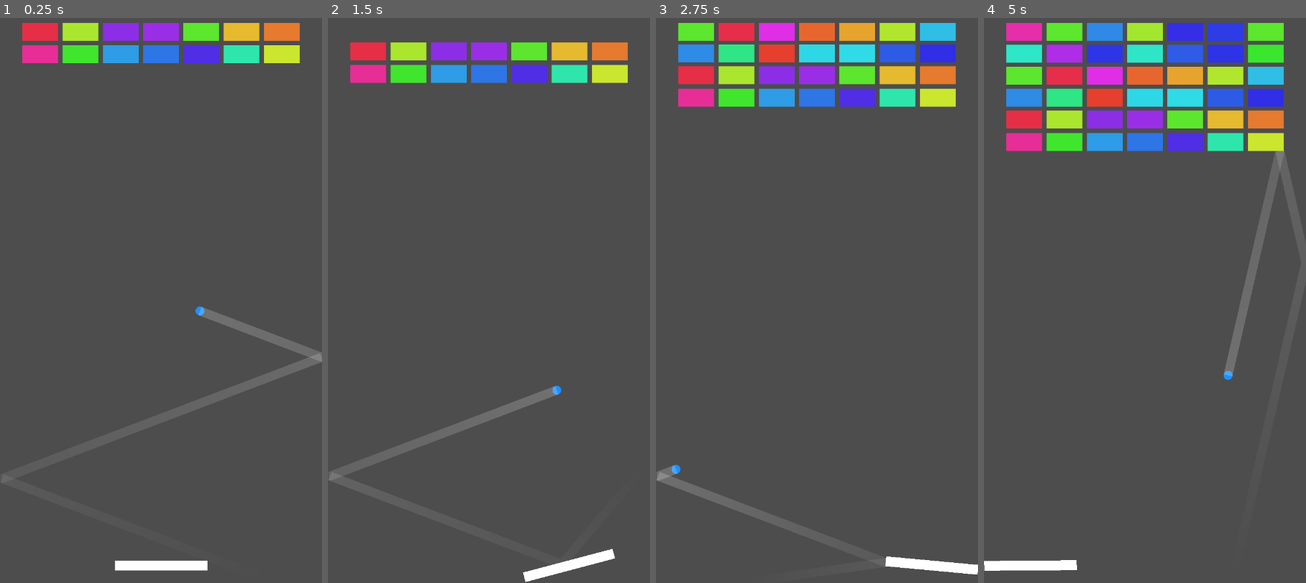
Above: before the commit, frames 1-4 (left to right).
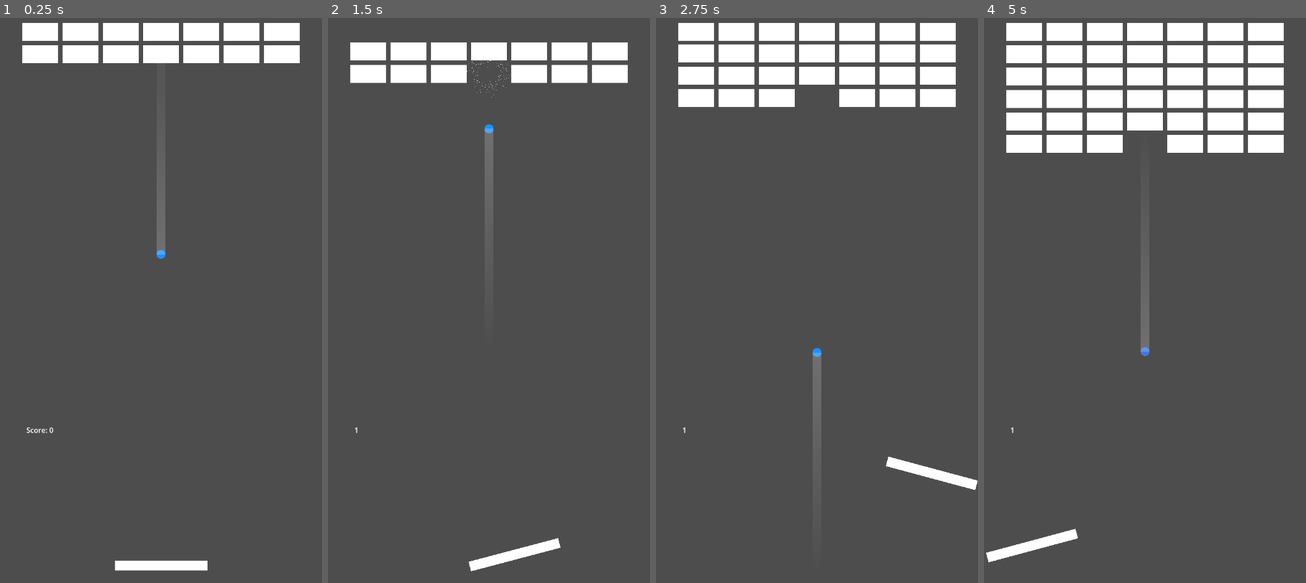
Above: after the commit, the same moments.

Repository: lbarman/brickgame
Game: Godot game, scene res://main.tscn
The game is run twice, just before and just after one commit, with the same random seed, the same clock (stepped at 60 frames per second) and the same inputs.
Inputs:
- Up to frame 1 (0.25 s): no input
- Up to frame 2 (1.5 s): tap Enter (ui_accept) at 0.5, 1.35 s; hold Right (ui_right) 0.53-1.28 s; hold Enter (ui_accept) 0.53-1.28 s; hold Left (ui_left) from 1.28 s (still down)
- Up to frame 3 (2.75 s): tap Enter (ui_accept) at 1.52, 1.82 s; release Left (ui_left) at 2.03 s; hold Right (ui_right) from 2.03 s (still down); hold Enter (ui_accept) from 2.03 s (still down)
- Up to frame 4 (5 s): release Enter (ui_accept) at 2.78 s; tap Enter (ui_accept) at 2.85, 3.02, 3.32, 4.35, 4.52, 4.82 s; release Right (ui_right) at 3.53 s; hold Enter (ui_accept) 3.53-4.28 s; hold Left (ui_left) from 3.53 s (still down)

The runs differ from the first frame. In frame 1, 6.4% of the frame differs, in the area x 0-100%, y 0-83%; in frame 2, 7.4%; in frame 3, 12%; in frame 4, 18%, in the area x 0-94%, y 0-98%.

Commit message:
refactor

Diff:
--- a/ball_rigid_body_2d.gd
+++ b/ball_rigid_body_2d.gd
@@ -2,12 +2,20 @@
 
 @export_group("Speed")
 @export var min_speed: float = 400.0
-@export var acceleration_per_hit: float = 0.0
-@export var max_speed: float = 1200.0
+@export var acceleration_per_hit: float = 100.0
+@export var max_speed: float = 800.0
+@export var speed_reset_ration: float = 0.1
 
 @export_group("Color")
 @export var start_color: Color = Color.DODGER_BLUE
 @export var end_color: Color = Color.MEDIUM_VIOLET_RED
+
+@export_group("Trajectory Line")
+@export var trajectory_width: float = 20.0
+@export var trajectory_max_length: float = 500.0
+@export var trajectory_color_start: Color = Color(1, 1, 1, 0.2)
+@export var trajectory_color_end: Color = Color(1, 1, 1, 0)
+@export var trajectory_max_bounces: int = 3
 
 @onready var bottom_wall: StaticBody2D = $"../../Walls/BottomStaticBody2D"
 @onready var ball_sprite: Sprite2D = $BallSprite
@@ -18,7 +26,7 @@
 func _ready():
 	gravity_scale = 0
 	contact_monitor = true
-	max_contacts_reported = 4 # Report multiple contacts if needed.
+	max_contacts_reported = 4
 	connect("body_entered", Callable(self, "_on_body_entered"))
 
 	var m = PhysicsMaterial.new()
@@ -26,40 +34,41 @@
 	m.bounce = 1
 	physics_material_override = m
 
+	# Initial angle is 90° facing up
 	linear_velocity = Vector2.RIGHT.rotated(randf_range(0, PI/2)-PI/4) * min_speed
+	linear_velocity = Vector2.UP
 
+	# Change the ball color with speed.
 	if ball_sprite:
 		ball_sprite.modulate = start_color
 
 	# Configure the trajectory line's appearance.
 	if trajectory_line:
-		trajectory_line.width = 20.0
-		trajectory_line.default_color = Color(1.0, 1.0, 1.0, 0.1) # Semi-transparent white
-
+		trajectory_line.width = trajectory_width
 		var gradient = Gradient.new()
-		# Define the points on the gradient (0.0 is the start, 1.0 is the end).
 		gradient.offsets = PackedFloat32Array([0.0, 1.0])
-		# Define the colors at those points.
-		# It will start semi-transparent and end fully transparent.
-		gradient.colors = PackedColorArray([Color(1, 1, 1, 0.2), Color(1, 1, 1, 0)])
-
-		# Apply the gradient to the line.
+		var colors = [trajectory_color_start, trajectory_color_end]
+		gradient.colors = PackedColorArray(colors)
 		trajectory_line.gradient = gradient
 
+func _on_body_entered(body):
+	# Re-set speed to prevent decelerating. Also cap it.
+	#speed = min(speed + acceleration_per_hit, max_speed)
+	pass
 
 func _physics_process(delta):
 	linear_velocity = linear_velocity.normalized() * clamp(speed, min_speed, max_speed)
+	speed = lerp(speed, min_speed, delta*speed_reset_ration)
 
+	# Set ball color
 	if ball_sprite:
 		var speed_ratio = inverse_lerp(min_speed, max_speed, linear_velocity.length())
 		ball_sprite.modulate = start_color.lerp(end_color, speed_ratio)
 
 	_update_trajectory()
 
-func _on_body_entered(body):
-	speed = min(speed + acceleration_per_hit, max_speed)
-
-
+func speed_up(inc: float = acceleration_per_hit):
+	speed = min(speed + inc, max_speed)
 
 # Simulates the ball's path and draws it using the Line2D node.
 func _update_trajectory():
@@ -73,20 +82,34 @@
 	var current_velocity = linear_velocity
 	var time_step = 0.05
 	var bounces = 0
-	var max_bounces = 3
+	var current_length: float = 0.0
 	trajectory_line.add_point(to_local(current_pos))
 
 	# Predict the path for a number of steps. Increased range for more complex paths.
 	for i in range(100):
 		var next_pos = current_pos + current_velocity * time_step
+		var segment_end_pos = next_pos
 
 		var query = PhysicsRayQueryParameters2D.create(current_pos, next_pos)
 		query.exclude = [self.get_rid()] # Exclude the ball itself from the query.
 		query.collision_mask = 0xFFFFFFFF
+
 		var result = space_state.intersect_ray(query)
 
+		# cap total line length
+		var segment_length = current_pos.distance_to(segment_end_pos)
+		if current_length + segment_length > trajectory_max_length:
+			var remaining_length = trajectory_max_length - current_length
+			var direction = current_pos.direction_to(segment_end_pos)
+			var final_point = current_pos + direction * remaining_length
+			trajectory_line.add_point(to_local(final_point))
+			break # Stop drawing.
+
+		# Add the point and update the total length.
+		trajectory_line.add_point(to_local(segment_end_pos))
+		current_length += segment_length
+
 		if result:
-			# If the ray hits something, draw the line to the collision point.
 			trajectory_line.add_point(to_local(result.position))
 
 			# Check if the collided object is the designated bottom wall.
@@ -97,9 +120,10 @@
 			current_pos = result.position + result.normal * 0.1
 
 			bounces += 1
-			if bounces >= max_bounces:
+			if bounces >= trajectory_max_bounces:
 				break
 		else:
+
 			# If no collision, just add the next point and continue.
 			trajectory_line.add_point(to_local(next_pos))
 			current_pos = next_pos
--- /dev/null
+++ b/block_template.gd
@@ -0,0 +1,92 @@
+extends RigidBody2D
+class_name BlockTemplate
+
+
+@export_group("Block Physics")
+@export var block_bounce: float = 0.2
+@export var block_friction: float = 0.5
+@export var block_mass: float = 10.0
+@export var block_linear_damp: float = 10.0
+@export var self_destruct_y: float = 200.0
+@export var block_move_speed: float = 5.0
+
+@onready var cpu_particles_2d: CPUParticles2D = $CPUParticles2D
+@onready var color_rect: ColorRect = $ColorRect
+
+var color: Color = Color.WHITE:
+	set(new_color):
+		color = new_color
+		if color_rect:
+			color_rect.color = color
+
+var row_id : int = 0
+var target_pos: Vector2 = Vector2.ZERO
+var block_manager: Node2D
+
+func get_target():
+	if target_pos:
+		return target_pos
+	return position
+
+func move_by(inc: Vector2):
+	target_pos = get_target() + inc
+
+func _ready() -> void:
+	gravity_scale = 0
+	mass = block_mass
+	linear_damp = block_linear_damp
+	contact_monitor = true
+	max_contacts_reported = 1
+	color_rect.color = color
+	cpu_particles_2d.emitting = false
+
+func _on_body_entered(body: Node) -> void:
+	if not body.is_in_group("ball"):
+		return
+
+	if block_manager:
+		block_manager.inc_score(1)
+	destroy()
+
+
+func _physics_process(delta):
+	var target_pos = get_target()
+	var current_pos = position
+
+	# If the block is very close to its target, stop it and remove the target.
+	if current_pos.distance_squared_to(target_pos) < 1.0:
+		linear_velocity = Vector2.ZERO
+		position = target_pos # Snap it to the final position
+	else:
+		# Calculate the desired velocity. This creates a "lerp" effect - the block
+		# moves faster when it's further away and slows down as it approaches.
+		var desired_velocity = (target_pos - current_pos) * block_move_speed
+		linear_velocity = desired_velocity
+
+	if position.y > self_destruct_y:
+		destroy()
+
+
+func destroy():
+	# --- Spawn Particles ---
+	var particles = cpu_particles_2d.duplicate()
+	particles.global_position = global_position
+	particles.color = color
+	particles.emitting = true
+	get_tree().current_scene.add_child(particles)
+
+	# Clean up the particles node after it has finished.
+	var timer = Timer.new()
+	timer.wait_time = particles.lifetime
+	timer.one_shot = true
+	particles.add_child(timer)
+	timer.connect("timeout", Callable(particles, "queue_free"))
+	timer.start()
+
+	var block_timer = Timer.new()
+	block_timer.wait_time = 0.2
+	block_timer.one_shot = true
+	block_timer.connect("timeout", Callable(self, "queue_free"))
+	# Add the timer to the scene so it's not destroyed if its parent is.
+	add_child(block_timer)
+	block_timer.start()
--- /dev/null
+++ b/block_template.tscn
@@ -0,0 +1,35 @@
+[gd_scene load_steps=3 format=3 uid="uid://bexdyyqchpt7e"]
+
+[ext_resource type="Script" uid="uid://sp0eflaew5je" path="res://block_template.gd" id="1_24s8e"]
+
+[sub_resource type="RectangleShape2D" id="RectangleShape2D_xe8t7"]
+size = Vector2(80, 40)
+
+[node name="BlockTemplate" type="RigidBody2D"]
+gravity_scale = 0.0
+script = ExtResource("1_24s8e")
+
+[node name="ColorRect" type="ColorRect" parent="."]
+offset_left = -40.0
+offset_top = -20.0
+offset_right = 40.0
+offset_bottom = 20.0
+metadata/_edit_use_anchors_ = true
+
+[node name="CollisionShape2D" type="CollisionShape2D" parent="."]
+shape = SubResource("RectangleShape2D_xe8t7")
+
+[node name="CPUParticles2D" type="CPUParticles2D" parent="."]
+emitting = false
+amount = 200
+lifetime = 0.8
+one_shot = true
+explosiveness = 0.9
+lifetime_randomness = 1.0
+direction = Vector2(0, 10)
+spread = 180.0
+gravity = Vector2(0, 400)
+initial_velocity_min = 100.0
+initial_velocity_max = 200.0
+
+[connection signal="body_entered" from="." to="." method="_on_body_entered"]
--- a/blocks.gd
+++ b/blocks.gd
@@ -7,29 +7,27 @@
 @export var horizontal_spacing: float = 10.0
 @export var vertical_spacing: float = 10.0
 @export var initial_top_offset: float = 20.0
-@export var self_destruct_y: float = 200.0
-@export var block_move_speed: float = 5.0
-
-@export_group("Block Physics")
-@export var block_bounce: float = 0.2
-@export var block_friction: float = 0.5
-@export var block_mass: float = 10.0
-@export var block_linear_damp: float = 10.0
 
 @onready var score_label: Label = $"../Label"
 @onready var label: Label = $"../Label"
 @onready var shift_timer: Timer = $ShiftTimer
 
-var all_blocks = []
-var block_targets = {}
-var score: int = 0
-var num_columns = 1
-var spawn_x = 0
-var spawn_y = 0
+const blockTemplate = preload("res://block_template.tscn")
 
-func set_score(s: int):
-	score = s
-	label.text = str(s)
+var blocks: Array[BlockTemplate] = []
+var num_columns: int = 1
+var spawn_x: float = 0
+var spawn_y: float = 0
+var next_row_id: int = 0
+
+var score: int = 0:
+	set(s):
+		score = s
+		if label:
+			label.text = str(s)
+
+func inc_score(d):
+	score += d
 
 func _ready():
 	num_columns = floor(get_viewport_rect().size.x / (block_size.x + vertical_spacing))
@@ -46,132 +44,59 @@
 		score_label.text = "Score: 0"
 
 
-func spawn_row(y_pos: float = spawn_y):
-	for col in range(num_columns):
-		var x_pos = spawn_x + col * (block_size.x + horizontal_spacing)
-		spawn_block(Vector2(x_pos, y_pos))
-
-# Creates a single block instance.
-func spawn_block(pos: Vector2):
-	var block = RigidBody2D.new()
-	block.gravity_scale = 0
-	block.position = pos
-	block.mass = block_mass
-	block.linear_damp = block_linear_damp
-
-	var color_rect = ColorRect.new()
-	color_rect.size = block_size
-	color_rect.position = -block_size / 2 # Center the visual on the physics body's origin.
-	color_rect.color = Color.from_hsv(randf(), 0.8, 0.9)
-	block.add_child(color_rect)
-
-	var collision_shape = CollisionShape2D.new()
-	var rectangle_shape = RectangleShape2D.new()
-	rectangle_shape.size = block_size
-	collision_shape.shape = rectangle_shape
-	block.add_child(collision_shape)
-
-	block.contact_monitor = true
-	block.max_contacts_reported = 1
-	block.connect("body_entered", Callable(self, "_on_block_hit").bind(block))
-
-	add_child(block)
-	all_blocks.append(block)
-
-
-func _physics_process(delta):
-	for block in block_targets.keys():
-		if not is_instance_valid(block):
-			block_targets.erase(block)
-			continue
-
-		var target_pos = block_targets[block]
-		var current_pos = block.position
-
-		# If the block is very close to its target, stop it and remove the target.
-		if current_pos.distance_squared_to(target_pos) < 1.0:
-			block.linear_velocity = Vector2.ZERO
-			block.position = target_pos # Snap it to the final position
-			block_targets.erase(block)
-		else:
-			# Calculate the desired velocity. This creates a "lerp" effect - the block
-			# moves faster when it's further away and slows down as it approaches.
-			var desired_velocity = (target_pos - current_pos) * block_move_speed
-			block.linear_velocity = desired_velocity
-
-
-	# Check for blocks that have fallen off the screen.
-	# Iterate backwards to safely remove items from the array.
-	for i in range(all_blocks.size() - 1, -1, -1):
-		var block = all_blocks[i]
-		if is_instance_valid(block) and block.position.y > self_destruct_y:
-			destroy_block(block)
-
 func _on_shift_timer_timeout():
 	var shift_amount = block_size.y + vertical_spacing
-	for block in all_blocks:
+	for block in blocks:
 		if is_instance_valid(block):
-			var current_target = block_targets.get(block, block.position)
-			block_targets[block] = Vector2(current_target.x, current_target.y + shift_amount)
-
+			block.move_by(Vector2(0, shift_amount))
 
 	var spawn_timer = Timer.new()
 	spawn_timer.wait_time = 0.5
 	spawn_timer.one_shot = true
 	spawn_timer.connect("timeout", Callable(self, "spawn_row"))
-	# Add the timer to the scene so it's not destroyed if its parent is.
 	add_child(spawn_timer)
 	spawn_timer.start()
 
-func _on_block_hit(body, block):
-	if not body.is_in_group("ball"):
+func spawn_row(y_pos: float = spawn_y):
+	var row_id = next_row_id
+	next_row_id += 1
+	for col in range(num_columns):
+		var x_pos = spawn_x + col * (block_size.x + horizontal_spacing)
+		spawn_block(next_row_id, Vector2(x_pos, y_pos))
+
+func spawn_block(row_id: int, pos: Vector2):
+	var block: BlockTemplate = blockTemplate.instantiate()
+	block.position = pos
+	block.color = Color.WHITE
+	block.row_id = row_id
+	block.block_manager = self
+	add_child(block)
+	blocks.append(block)
+
+func delete_same_color_adjacent_blocks():
+	if blocks.size() < 2:
 		return
 
-	set_score(score + 1)
-	destroy_block(block)
+	var blocks_to_destroy = []
+	var match_group = [blocks[0]]
 
-func destroy_block(block):
-	# --- Spawn Particles ---
-	var particles = CPUParticles2D.new()
-	# Set position to the center of the block that was hit.
-	particles.global_position = block.global_position + block_size / 2
+	for i in range(1, blocks.size()):
+		var current_block = blocks[i]
+		var last_block_in_group = match_group.back()
 
-	# Configure particle properties for a nice explosion effect.
-	particles.emitting = true
-	particles.amount = 40
-	particles.lifetime = 0.8
-	particles.one_shot = true
-	particles.explosiveness = 0.9
-	particles.speed_scale = 1.5
+		var current_color = current_block.get_node("ColorRect").color
+		var last_color = last_block_in_group.get_node("ColorRect").color
 
-	particles.direction = Vector2(0, 1) # Downwards
-	particles.spread = 90.0
-	particles.gravity = Vector2(0, 980)
-	particles.initial_velocity_min = 100.0
-	particles.initial_velocity_max = 200.0
+		if current_color == last_color:
+			match_group.append(current_block)
+		else:
+			if match_group.size() >= 2:
+				blocks_to_destroy.append_array(match_group)
+			match_group = [current_block]
 
-	particles.color = Color.WHITE
+	if match_group.size() >= 2:
+		blocks_to_destroy.append_array(match_group)
 
-	# Add particles to the main scene tree so they don't get deleted with the block.
-	get_tree().current_scene.add_child(particles)
-
-	# Clean up the particles node after it has finished.
-	var timer = Timer.new()
-	timer.wait_time = particles.lifetime
-	timer.one_shot = true
-	particles.add_child(timer)
-	timer.connect("timeout", Callable(particles, "queue_free"))
-	timer.start()
-
-	# --- Destroy the Block ---
-	if block_targets.has(block):
-		block_targets.erase(block)
-	all_blocks.erase(block)
-
-	var block_timer = Timer.new()
-	block_timer.wait_time = 0.2
-	block_timer.one_shot = true
-	block_timer.connect("timeout", Callable(block, "queue_free"))
-	# Add the timer to the scene so it's not destroyed if its parent is.
-	add_child(block_timer)
-	block_timer.start()
+	for block in blocks_to_destroy:
+		if is_instance_valid(block):
+			block.destroy()
--- /dev/null
+++ b/character_body_2d.gd
@@ -0,0 +1,99 @@
+extends CharacterBody2D
+
+@export_group("Horizontal Movement")
+@export var initial_speed: int = 300 # The speed when movement starts.
+@export var max_speed: int = 1000     # The maximum speed the object can reach.
+@export var acceleration: int = 1000  # How quickly the speed increases per second.
+
+@export_group("Tilting")
+@export var tilt_angle_degrees: float = 15.0 # The max angle to tilt in degrees.
+@export var tilt_in_speed: float = 20.0  # How quickly the object tilts.
+@export var tilt_return_speed: float = 5.0  # How quickly the object returns to flat.
+
+@export_group("Vertical Movement")
+@export var vertical_speed: float = 500.0   # How fast the platform moves up.
+@export var max_y_offset: float = 200.0     # How high it can go from its start position.
+@export var return_y_speed: float = 5.0     # How quickly it returns to its start position.
+
+@export_group("Ball Collision")
+@export var hit_debounce_delay: float = 0.5 # Seconds between allowed hits (e.g., 0.5 = 2 times per sec)
+
+@onready var camera_2d: Camera2D = $"../Camera2D"
+@onready var color_rect: ColorRect = $ColorRect
+@onready var ball: RigidBody2D = $"../Ball"
+
+var current_speed: float = 0.0
+var last_direction: int = 0
+var min_max_x: float = 0
+var initial_y: float = 0.0
+var last_hit_time: int = 0
+var is_rising: bool = false
+
+func _ready() -> void:
+	min_max_x = get_viewport_rect().size.x/2 - color_rect.size.x/2
+	initial_y = position.y
+
+func _physics_process(delta: float) -> void:
+
+	var target_velocity = Vector2.ZERO
+
+	# Horizontal movement
+	var direction = Input.get_axis("ui_left", "ui_right")
+
+	if direction != 0 && abs(position.x) != min_max_x:
+		current_speed += acceleration * delta
+		current_speed = min(current_speed, max_speed)
+		target_velocity.x = direction * current_speed
+
+	else:
+		current_speed = initial_speed
+		target_velocity.x = move_toward(velocity.x, 0, acceleration * delta)
+
+	if position.x <= -min_max_x and target_velocity.x < 0:
+		target_velocity.x = 0
+	if position.x >= min_max_x and target_velocity.x > 0:
+		target_velocity.x = 0
+
+	# Vertical movement
+	# "ui_accept" is the default mapping for the Spacebar.
+	if Input.is_action_pressed("ui_accept"):
+		is_rising = true
+		if position.y > initial_y - max_y_offset:
+			target_velocity.y = -vertical_speed
+		else:
+			target_velocity.y = 0
+	else:
+		# Smoothly return to the initial Y position
+		target_velocity.y = (initial_y - position.y) * return_y_speed
+		is_rising = false
+
+	velocity = target_velocity
+	move_and_slide()
+
+	# Tilting
+	var target_rotation = 0.0
+	if direction != 0:
+		target_rotation = tilt_angle_degrees * direction
+
+	if target_rotation != 0.0:
+		# When a new direction is pressed, tilt in quickly.
+		rotation_degrees = lerp(rotation_degrees, target_rotation, tilt_in_speed * delta)
+	else:
+		# In all other cases, slowly return to a flat position.
+		rotation_degrees = lerp(rotation_degrees, 0.0, tilt_return_speed * delta)
+
+	# Collision Detection
+	for i in range(get_slide_collision_count()):
+		var collision = get_slide_collision(i)
+		if collision.get_collider().is_in_group("ball"):
+			ball_collision()
+
+func ball_collision():
+	var current_time = Time.get_ticks_msec()
+	if last_hit_time == -1 || current_time - last_hit_time > hit_debounce_delay * 1000:
+		last_hit_time = current_time
+		ball_collision_debounced()
+
+func ball_collision_debounced():
+	if is_rising:
+		ball.speed_up()
--- a/main.tscn
+++ b/main.tscn
@@ -1,7 +1,7 @@
 [gd_scene load_steps=11 format=3 uid="uid://bfxmdbxcjx1mg"]
 
-[ext_resource type="Script" uid="uid://cgcah1er54po7" path="res://pad.gd" id="1_ig7tw"]
 [ext_resource type="Script" uid="uid://bibpgh1wpq85e" path="res://ball_sprite.gd" id="2_0xm2m"]
+[ext_resource type="Script" uid="uid://cwy34xppk8go5" path="res://character_body_2d.gd" id="2_1bvp3"]
 [ext_resource type="Script" uid="uid://cgf17gx47yxj2" path="res://ball_rigid_body_2d.gd" id="2_h2yge"]
 [ext_resource type="Script" uid="uid://dvbo1cw5ddn11" path="res://blocks.gd" id="4_1bvp3"]
 
@@ -25,17 +25,15 @@
 
 [node name="Camera2D" type="Camera2D" parent="."]
 
-[node name="Pad" type="Node2D" parent="."]
+[node name="Pad" type="CharacterBody2D" parent="."]
 position = Vector2(0, 600)
-script = ExtResource("1_ig7tw")
+script = ExtResource("2_1bvp3")
 
-[node name="CharacterBody2D" type="CharacterBody2D" parent="Pad"]
-
-[node name="CollisionShape2D" type="CollisionShape2D" parent="Pad/CharacterBody2D"]
+[node name="CollisionShape2D" type="CollisionShape2D" parent="Pad"]
 position = Vector2(0.5, 1)
 shape = SubResource("RectangleShape2D_ig7tw")
 
-[node name="ColorRect" type="ColorRect" parent="Pad/CharacterBody2D"]
+[node name="ColorRect" type="ColorRect" parent="Pad"]
 offset_left = -103.0
 offset_top = -10.0
 offset_right = 104.0
@@ -65,20 +63,16 @@
 position = Vector2(0, 640)
 shape = SubResource("WorldBoundaryShape2D_0xm2m")
 
-[node name="Ball" type="Node2D" parent="." groups=["ball"]]
-
-[node name="RigidBody2D" type="RigidBody2D" parent="Ball" groups=["ball"]]
-gravity_scale = 0.0
-continuous_cd = 2
+[node name="Ball" type="RigidBody2D" parent="." groups=["ball"]]
 script = ExtResource("2_h2yge")
 
-[node name="BallSprite" type="Sprite2D" parent="Ball/RigidBody2D"]
+[node name="BallSprite" type="Sprite2D" parent="Ball"]
 script = ExtResource("2_0xm2m")
 
-[node name="CollisionShape2D" type="CollisionShape2D" parent="Ball/RigidBody2D" groups=["ball"]]
+[node name="CollisionShape2D" type="CollisionShape2D" parent="Ball" groups=["ball"]]
 shape = SubResource("CircleShape2D_h2yge")
 
-[node name="TrajectoryLine2D" type="Line2D" parent="Ball/RigidBody2D"]
+[node name="TrajectoryLine2D" type="Line2D" parent="Ball"]
 
 [node name="Blocks" type="Node2D" parent="."]
 script = ExtResource("4_1bvp3")
@@ -87,8 +81,8 @@
 autostart = true
 
 [node name="Label" type="Label" parent="."]
-offset_left = -564.0
-offset_top = -39.0
-offset_right = -488.0
-offset_bottom = -16.0
+offset_left = -301.0
+offset_top = 287.0
+offset_right = -225.0
+offset_bottom = 310.0
 text = "0"
--- a/pad.gd
+++ /dev/null
@@ -1,42 +0,0 @@
-extends Node2D
-
-@export var initial_speed: int = 300 # The speed when movement starts.
-@export var max_speed: int = 1000     # The maximum speed the object can reach.
-@export var acceleration: int = 1000  # How quickly the speed increases per second.
-@export var tilt_angle_degrees: float = 15.0 # The max angle to tilt in degrees.
-@export var tilt_in_speed: float = 20.0  # How quickly the object tilts.
-@export var tilt_return_speed: float = 5.0  # How quickly the object returns to flat.
-
-@onready var camera_2d: Camera2D = $"../Camera2D"
-@onready var color_rect: ColorRect = $CharacterBody2D/ColorRect
-
-var current_speed: float = 0.0
-var last_direction: int = 0
-var min_max_x: float = 0
-
-func _ready() -> void:
-	min_max_x = get_viewport_rect().size.x/2 - color_rect.size.x/2
-
-func _process(delta: float) -> void:
-	var direction = Input.get_axis("ui_left", "ui_right")
-
-	if direction != 0 && abs(position.x) != min_max_x:
-		current_speed += acceleration * delta
-		current_speed = min(current_speed, max_speed)
-	else:
-		current_speed = initial_speed
-
-	var target_rotation = 0.0
-	if direction != 0 && abs(position.x) != min_max_x:
-		target_rotation = tilt_angle_degrees * direction
-
-	if target_rotation != 0.0:
-		# When a new direction is pressed, tilt in quickly.
-		rotation_degrees = lerp(rotation_degrees, target_rotation, tilt_in_speed * delta)
-	else:
-		# In all other cases, slowly return to a flat position.
-		rotation_degrees = lerp(rotation_degrees, 0.0, tilt_return_speed * delta)
-
-	var x = position.x + direction * current_speed * delta
-
-	position.x = clamp(x, -min_max_x, min_max_x)
Not shown, added: block_template.gd.uid
Not shown, added: character_body_2d.gd.uid
